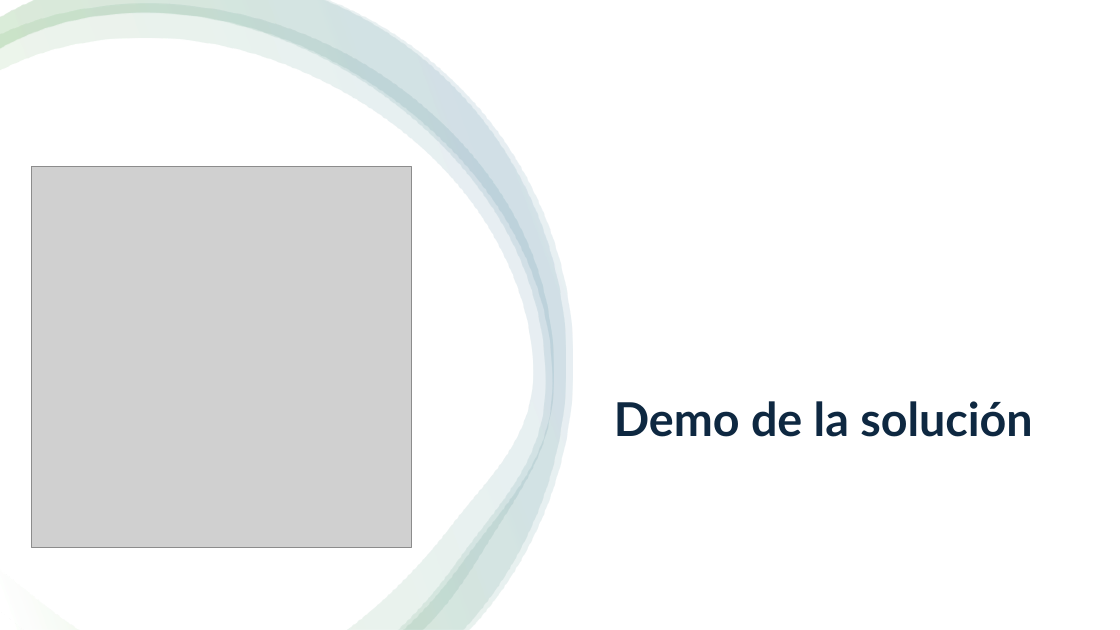
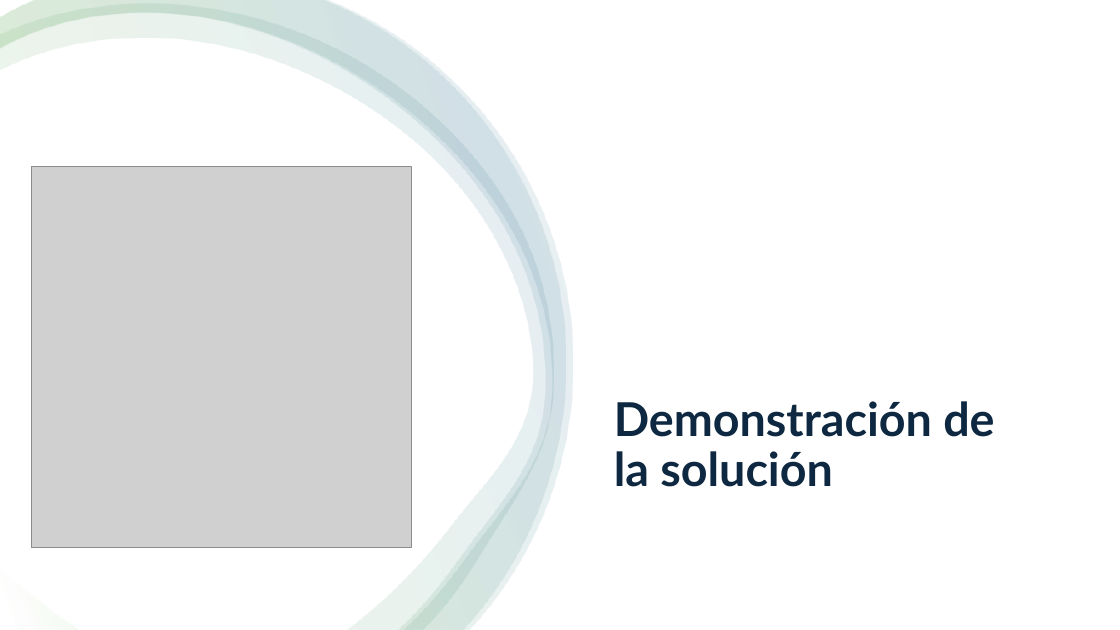
Before and after one commit to UnaiFam/Projecto-Final-ML, a slide deck: slide 9 of docs/Presentacion de negocio.pptx (slide 10 before the commit). Drawn at 1120x630 pixels with LibreOffice and Linux fonts; fonts in the diff are those of the drawing; grey boxes stand for pictures. Boxes give left, top, right and bottom in pixels: in the first picture for what was removed or moved away, otherwise in the second. Text is boxed around its words. In the diff, an @@ line names an element or a change of style, - is before the commit and + after.

```diff
--- a/docs/Presentacion de negocio.pptx
+++ b/docs/Presentacion de negocio.pptx
@@ title at box(614, 401, 994, 487): text changed @@
-Demo de la solución
+Demonstración de la solución
```
Also in this commit, not shown: 8 other slides changed, 1 slide removed, 9 other files.
